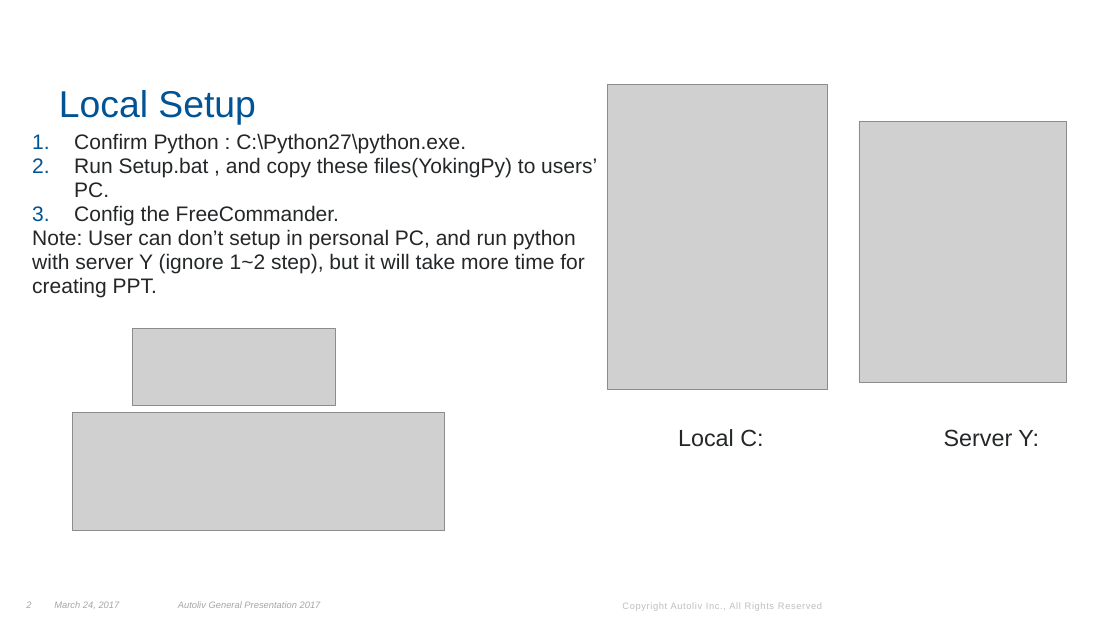
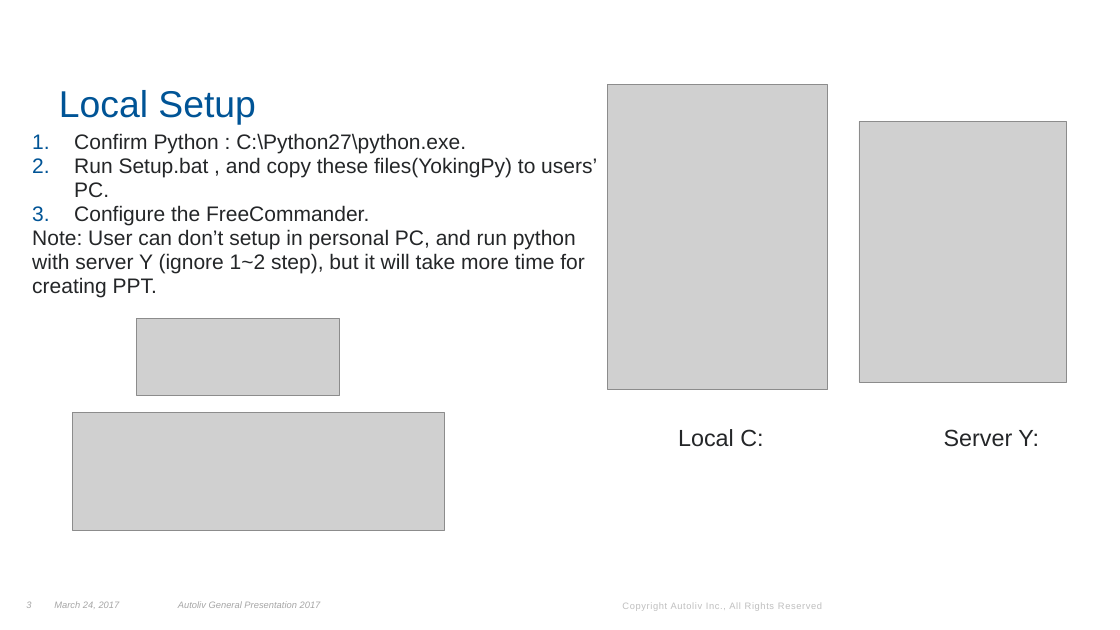
Before and after one commit to chaos1984/Python-CAR-POST, a slide deck: slide 3 of Python/Howtouse/Readme.pptx (slide 2 before the commit). Drawn at 1120x630 pixels with LibreOffice and Linux fonts; fonts in the diff are those of the drawing; grey boxes stand for pictures; background and template pictures are left out. Boxes give left, top, right and bottom in pixels: in the first picture for what was removed or moved away, otherwise in the second. Text is boxed around its words. In the diff, an @@ line names an element or a change of style, - is before the commit and + after.

```diff
--- a/Python/Howtouse/Readme.pptx
+++ b/Python/Howtouse/Readme.pptx
@@ text at box(74, 205, 369, 225): text changed @@
-3. Config the FreeCommander.
+3. Configure the FreeCommander.
@@ picture: place and size @@
-picture at box(133, 329, 336, 406)
+picture at box(137, 318, 340, 396)
```
Also in this commit, not shown: 1 slide added, 1 other file.
